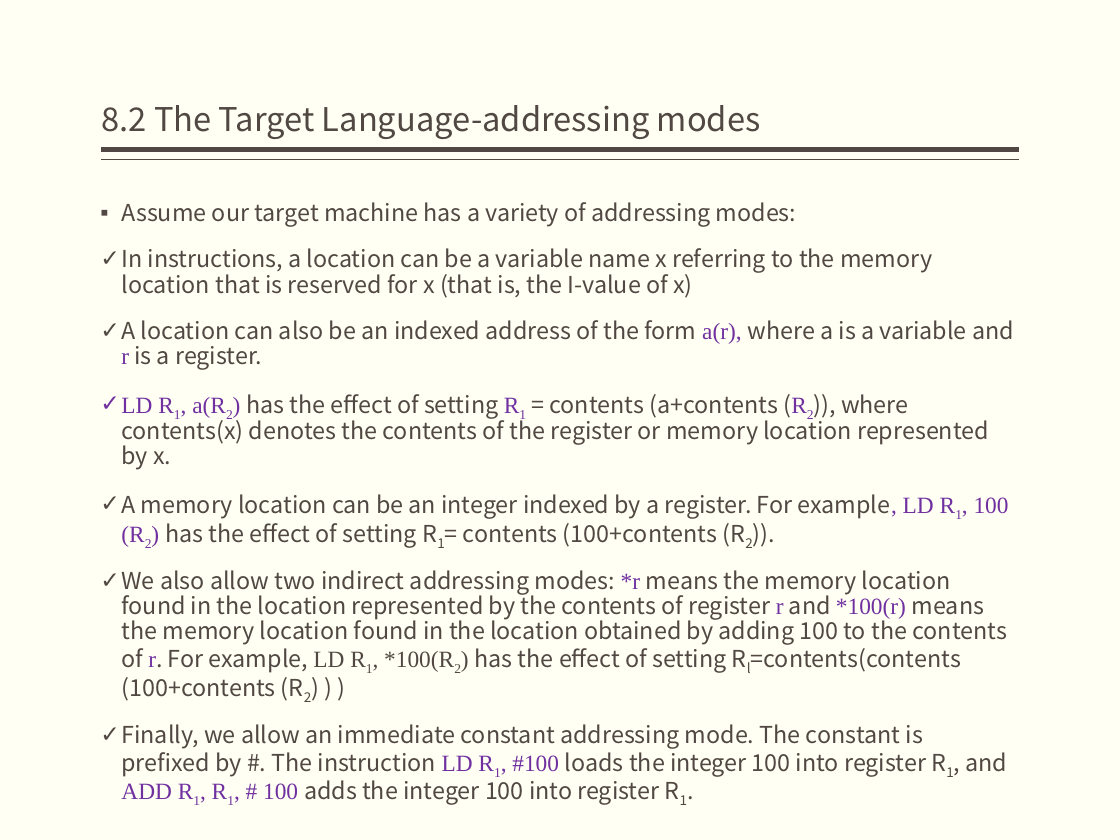
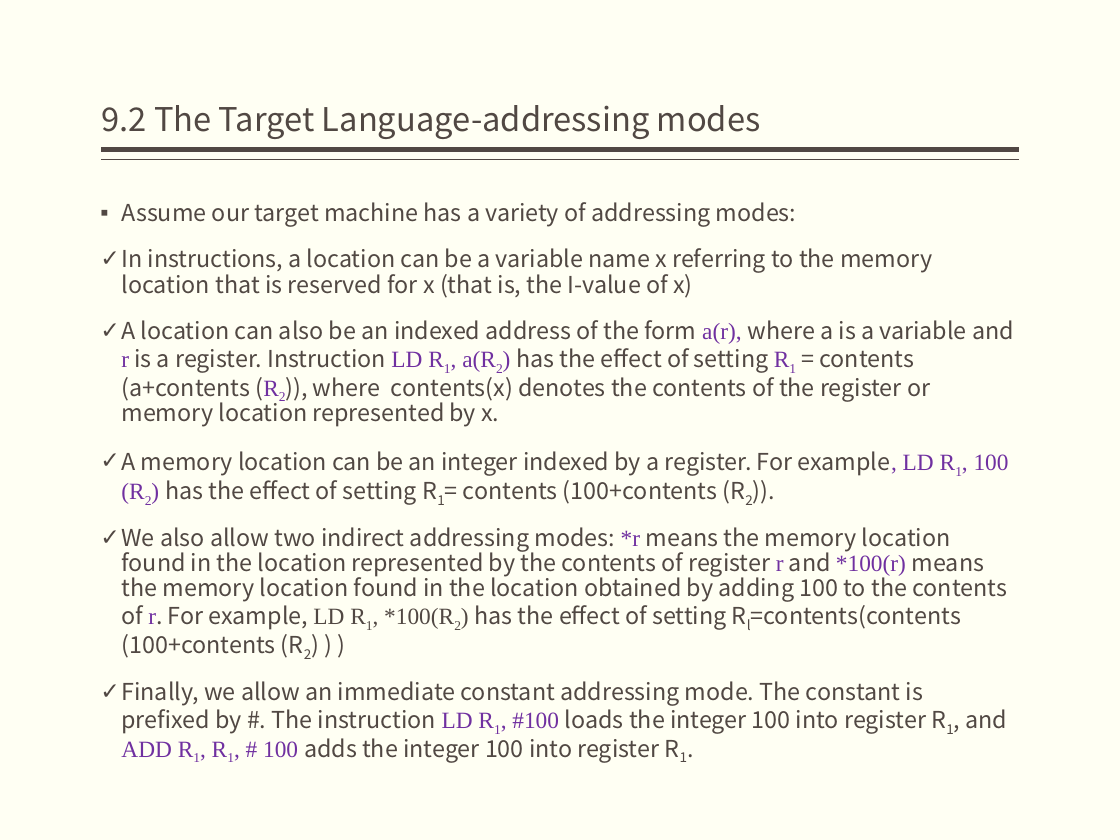
Before and after one commit to jz81/jz81.github.io, a slide deck: slide 9 of course/compiler/lecture/(Spring2020)Lecture9.pptx. Drawn at 1120x840 pixels with LibreOffice and Linux fonts; fonts in the diff are those of the drawing. Boxes give left, top, right and bottom in pixels: in the first picture for what was removed or moved away, otherwise in the second. Text is boxed around its words. In the diff, an @@ line names an element or a change of style, - is before the commit and + after.

Commit message:
add content

```diff
--- a/course/compiler/lecture/(Spring2020)Lecture9.pptx
+++ b/course/compiler/lecture/(Spring2020)Lecture9.pptx
@@ title at (102,105,761,139): text changed @@
-8.2 The Target Language-addressing modes
+9.2 The Target Language-addressing modes
@@ text at (121,320,1014,427): text changed @@
-✓ A location can also be an indexed address of the form a(r), where a is a variable and r is a register.
-✓ LD R1, a(R2) has the effect of setting R1 = contents (a+contents (R2)), where contents(x) denotes the contents of the register or memory location represented by x.
+✓ A location can also be an indexed address of the form a(r), where a is a variable and r is a register. Instruction LD R1, a(R2) has the effect of setting R1 = contents (a+contents (R2)), where contents(x) denotes the contents of the register or memory location represented by x.
```
Also in this commit, not shown: 8 other slides changed, 11 slides added.
